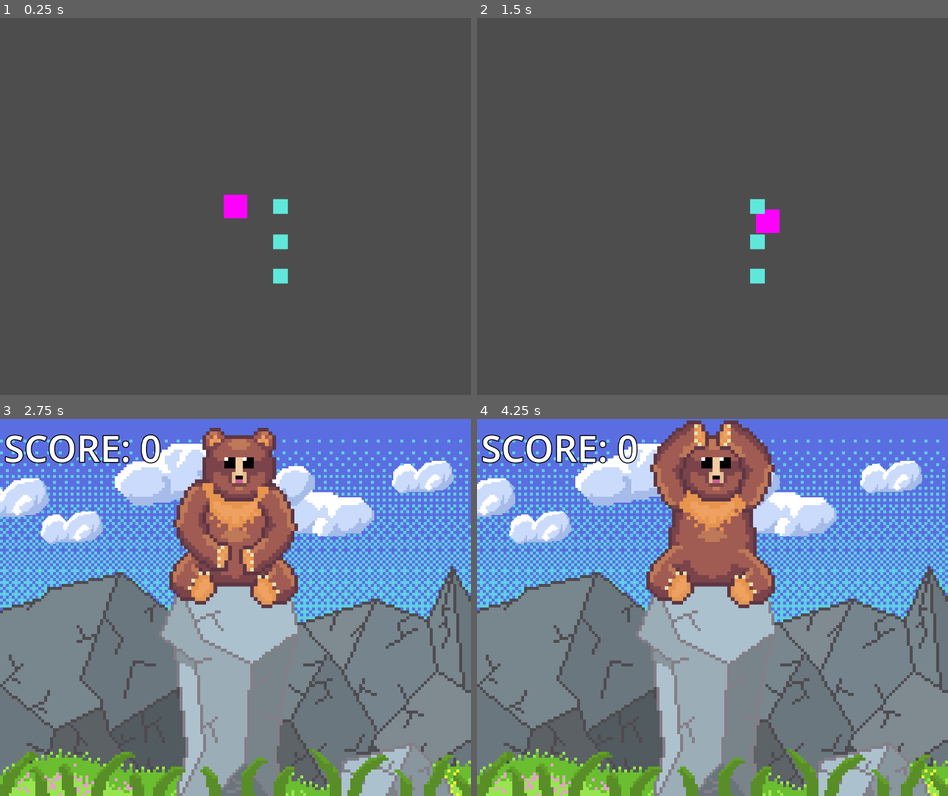
Above: before the commit, frames 1-4 (two rows, left to right).
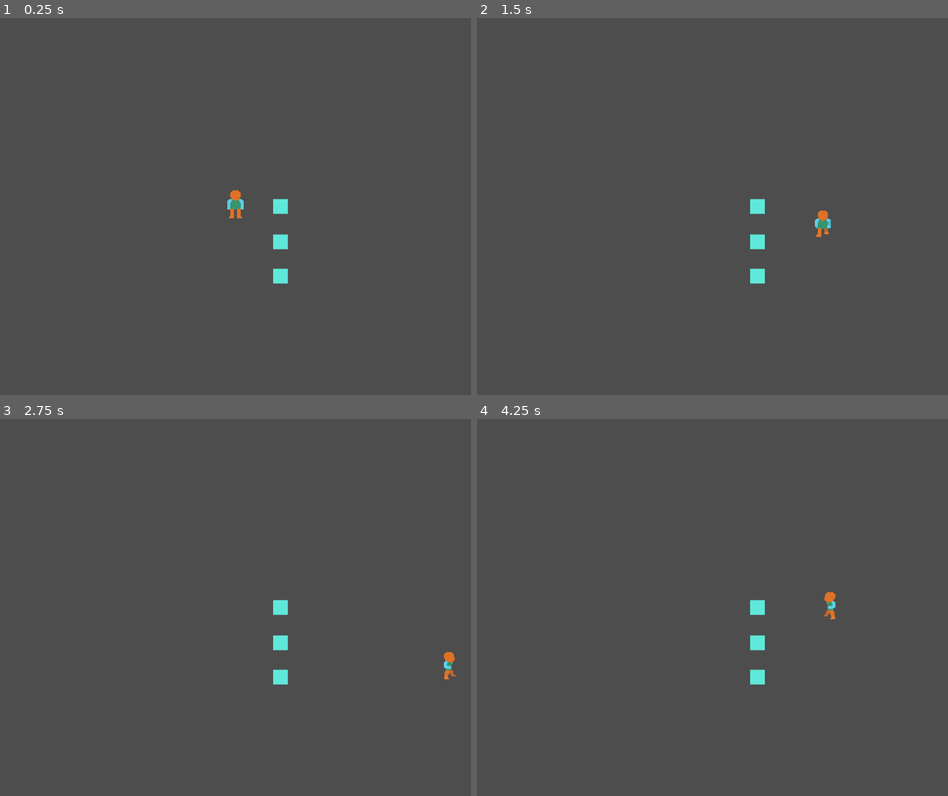
Above: after the commit, the same moments.

Repository: Sondrejk/first_day_at_the_dyrepark
Game: Godot game, scene res://Dyrepark/Scenes/Main.tscn
Same seed, same stepped clock (60 frames per second), same inputs: the game is played once before the commit and once after it.
Inputs:
- Up to frame 1 (0.25 s): no input
- Up to frame 2 (1.5 s): tap Enter at 0.5 s; hold D (right) 0.53-1.28 s; hold Shift (run, bound only after the commit) 0.53-1.28 s; hold S (down) from 1.28 s (still down); tap Shift (run, bound only after the commit) at 1.35 s
- Up to frame 3 (2.75 s): release S (down) at 2.03 s; hold D (right) from 2.03 s (still down); hold Shift (run, bound only after the commit) from 2.03 s (still down); tap I at 2.1 s
- Up to frame 4 (4.25 s): release D (right) at 2.78 s; release Shift (run, bound only after the commit) at 2.78 s; hold W (up) 2.78-3.53 s; tap O at 2.85 s; tap Shift (run, bound only after the commit) at 3.05 s; hold A (left) from 3.53 s (still down); hold Shift (run, bound only after the commit) from 3.53 s (still down)

The runs differ from the first frame. In frame 1, 0.3% of the frame differs, in the area x 47-53%, y 45-54%; in frame 2, 0.5%; in frame 3, 92%; in frame 4, 92%, in the area x 0-100%, y 0-100%.

Commit message:
Base sprites + animation_manager
Sprites + litt kode som styrer animasjonen.
Du løper om du trykker shift

Diff:
--- a/First Day At The Dyrepark/Dyrepark/Scenes/Player.tscn
+++ b/First Day At The Dyrepark/Dyrepark/Scenes/Player.tscn
@@ -1,6 +1,7 @@
-[gd_scene load_steps=4 format=3 uid="uid://cti3onrm460wg"]
+[gd_scene load_steps=16 format=3 uid="uid://cti3onrm460wg"]
 
 [ext_resource type="Script" path="res://Dyrepark/Scripts/Player.gd" id="1_liu0p"]
+[ext_resource type="Texture2D" uid="uid://crmt0urw8imsr" path="res://Dyrepark/Sprites/Base Animation for 32x48-Sheet.png" id="2_p1wgy"]
 
 [sub_resource type="PlaceholderTexture2D" id="PlaceholderTexture2D_d6cu1"]
 size = Vector2(64, 64)
@@ -8,11 +9,206 @@
 [sub_resource type="RectangleShape2D" id="RectangleShape2D_pql74"]
 size = Vector2(64, 64)
 
+[sub_resource type="Animation" id="Animation_j3npi"]
+resource_name = "Front_I"
+loop_mode = 1
+tracks/0/type = "value"
+tracks/0/imported = false
+tracks/0/enabled = true
+tracks/0/path = NodePath("Sprite:frame")
+tracks/0/interp = 1
+tracks/0/loop_wrap = true
+tracks/0/keys = {
+"times": PackedFloat32Array(0),
+"transitions": PackedFloat32Array(1),
+"update": 1,
+"values": [0]
+}
+
+[sub_resource type="Animation" id="Animation_ntlcy"]
+length = 0.001
+tracks/0/type = "value"
+tracks/0/imported = false
+tracks/0/enabled = true
+tracks/0/path = NodePath("Sprite:frame")
+tracks/0/interp = 1
+tracks/0/loop_wrap = true
+tracks/0/keys = {
+"times": PackedFloat32Array(0),
+"transitions": PackedFloat32Array(1),
+"update": 1,
+"values": [0]
+}
+
+[sub_resource type="Animation" id="Animation_ayilg"]
+resource_name = "Front_W"
+length = 2.0
+loop_mode = 1
+tracks/0/type = "value"
+tracks/0/imported = false
+tracks/0/enabled = true
+tracks/0/path = NodePath("Sprite:frame")
+tracks/0/interp = 1
+tracks/0/loop_wrap = true
+tracks/0/keys = {
+"times": PackedFloat32Array(0, 0.5, 1, 1.5),
+"transitions": PackedFloat32Array(1, 1, 1, 1),
+"update": 1,
+"values": [1, 0, 3, 0]
+}
+
+[sub_resource type="Animation" id="Animation_q7808"]
+resource_name = "Front_R"
+length = 2.0
+loop_mode = 1
+tracks/0/type = "value"
+tracks/0/imported = false
+tracks/0/enabled = true
+tracks/0/path = NodePath("Sprite:frame")
+tracks/0/interp = 1
+tracks/0/loop_wrap = true
+tracks/0/keys = {
+"times": PackedFloat32Array(0, 0.25, 0.5, 0.75, 1, 1.25, 1.5, 1.75),
+"transitions": PackedFloat32Array(1, 1, 1, 1, 1, 1, 1, 1),
+"update": 1,
+"values": [1, 2, 1, 0, 3, 4, 3, 0]
+}
+
+[sub_resource type="Animation" id="Animation_ucf86"]
+resource_name = "Side_I"
+length = 2.0
+loop_mode = 1
+tracks/0/type = "value"
+tracks/0/imported = false
+tracks/0/enabled = true
+tracks/0/path = NodePath("Sprite:frame")
+tracks/0/interp = 1
+tracks/0/loop_wrap = true
+tracks/0/keys = {
+"times": PackedFloat32Array(0),
+"transitions": PackedFloat32Array(1),
+"update": 1,
+"values": [5]
+}
+
+[sub_resource type="Animation" id="Animation_1celw"]
+resource_name = "Side_W"
+length = 2.0
+loop_mode = 1
+tracks/0/type = "value"
+tracks/0/imported = false
+tracks/0/enabled = true
+tracks/0/path = NodePath("Sprite:frame")
+tracks/0/interp = 1
+tracks/0/loop_wrap = true
+tracks/0/keys = {
+"times": PackedFloat32Array(0, 0.5, 1, 1.5),
+"transitions": PackedFloat32Array(1, 1, 1, 1),
+"update": 1,
+"values": [6, 5, 8, 5]
+}
+
+[sub_resource type="Animation" id="Animation_r3ajs"]
+resource_name = "Side_R"
+length = 2.0
+loop_mode = 1
+step = 0.25
+tracks/0/type = "value"
+tracks/0/imported = false
+tracks/0/enabled = true
+tracks/0/path = NodePath("Sprite:frame")
+tracks/0/interp = 1
+tracks/0/loop_wrap = true
+tracks/0/keys = {
+"times": PackedFloat32Array(0, 0.2, 0.5, 0.75, 1, 1.25, 1.5, 1.75),
+"transitions": PackedFloat32Array(1, 1, 1, 1, 1, 1, 1, 1),
+"update": 1,
+"values": [6, 7, 6, 5, 8, 9, 8, 5]
+}
+
+[sub_resource type="Animation" id="Animation_3bf36"]
+resource_name = "Back_I"
+loop_mode = 1
+tracks/0/type = "value"
+tracks/0/imported = false
+tracks/0/enabled = true
+tracks/0/path = NodePath("Sprite:frame")
+tracks/0/interp = 1
+tracks/0/loop_wrap = true
+tracks/0/keys = {
+"times": PackedFloat32Array(0),
+"transitions": PackedFloat32Array(1),
+"update": 1,
+"values": [10]
+}
+
+[sub_resource type="Animation" id="Animation_lcfr5"]
+resource_name = "Back_W"
+length = 2.0
+loop_mode = 1
+tracks/0/type = "value"
+tracks/0/imported = false
+tracks/0/enabled = true
+tracks/0/path = NodePath("Sprite:frame")
+tracks/0/interp = 1
+tracks/0/loop_wrap = true
+tracks/0/keys = {
+"times": PackedFloat32Array(0, 0.5, 1, 1.5),
+"transitions": PackedFloat32Array(1, 1, 1, 1),
+"update": 1,
+"values": [11, 10, 13, 10]
+}
+
+[sub_resource type="Animation" id="Animation_eu185"]
+resource_name = "Back_R"
+length = 2.0
+loop_mode = 1
+step = 0.25
+tracks/0/type = "value"
+tracks/0/imported = false
+tracks/0/enabled = true
+tracks/0/path = NodePath("Sprite:frame")
+tracks/0/interp = 1
+tracks/0/loop_wrap = true
+tracks/0/keys = {
+"times": PackedFloat32Array(0, 0.25, 0.5, 0.75, 1, 1.25, 1.5, 1.75),
+"transitions": PackedFloat32Array(1, 1, 1, 1, 1, 1, 1, 1),
+"update": 1,
+"values": [11, 12, 11, 10, 13, 14, 13, 10]
+}
+
+[sub_resource type="AnimationLibrary" id="AnimationLibrary_bq5hc"]
+_data = {
+"Back_I": SubResource("Animation_3bf36"),
+"Back_R": SubResource("Animation_eu185"),
+"Back_W": SubResource("Animation_lcfr5"),
+"Front_I": SubResource("Animation_j3npi"),
+"Front_R": SubResource("Animation_q7808"),
+"Front_W": SubResource("Animation_ayilg"),
+"RESET": SubResource("Animation_ntlcy"),
+"Side_I": SubResource("Animation_ucf86"),
+"Side_R": SubResource("Animation_r3ajs"),
+"Side_W": SubResource("Animation_1celw")
+}
+
 [node name="Player" type="CharacterBody2D"]
 script = ExtResource("1_liu0p")
 
 [node name="Sprite2D" type="Sprite2D" parent="."]
+visible = false
 texture = SubResource("PlaceholderTexture2D_d6cu1")
 
 [node name="CollisionShape2D" type="CollisionShape2D" parent="."]
 shape = SubResource("RectangleShape2D_pql74")
+
+[node name="Sprite" type="Sprite2D" parent="."]
+position = Vector2(0, -16)
+scale = Vector2(2, 2)
+texture = ExtResource("2_p1wgy")
+hframes = 15
+
+[node name="AnimationPlayer" type="AnimationPlayer" parent="."]
+speed_scale = 2.5
+libraries = {
+"": SubResource("AnimationLibrary_bq5hc")
+}
--- a/First Day At The Dyrepark/Dyrepark/Scripts/Player.gd
+++ b/First Day At The Dyrepark/Dyrepark/Scripts/Player.gd
@@ -1,20 +1,74 @@
 extends CharacterBody2D
 
 @export var move_speed : float = 200
+@export var run_speed : float = 400
 @export var starting_position : Vector2 = Vector2(0, 0)
+
+var ap
+var pSprite
+
+var state = ["idle", "front"]
+var active_speed = 0
 
 func _ready():
 	position = starting_position
+	ap = get_node("AnimationPlayer")
+	pSprite = get_node("Sprite")
+
 
 func _physics_process(_delta):
 	# Movement
 	velocity = Vector2.ZERO
+
+	if Input.is_action_pressed("run"):
+		active_speed = run_speed
+		state[0] = "run"
+		ap.speed_scale = 4
+	else:
+		active_speed = move_speed
+		state[0] = "walk"
+		ap.speed_scale = 2
+
+
 	if Input.is_action_pressed("up"):
-		velocity.y = -move_speed
+		velocity.y = -active_speed
+		state[1] = "back"
 	if Input.is_action_pressed("down"):
-		velocity.y = move_speed
+		velocity.y = active_speed
+		state[1] = "front"
 	if Input.is_action_pressed("left"):
-		velocity.x = -move_speed
+		velocity.x = -active_speed
+		state[1] = "side"
+		pSprite.flip_h = true
 	if Input.is_action_pressed("right"):
-		velocity.x = move_speed
+		velocity.x = active_speed
+		state[1] = "side"
+		pSprite.flip_h = false
+
+	if velocity == Vector2.ZERO:
+		state[0] = "idle"
+
 	move_and_slide()
+	run_animation()
+
+func run_animation():
+	if state == ["idle", "front"]:
+		ap.play("Front_I")
+	elif state == ["walk", "front"]:
+		ap.play("Front_W")
+	elif state == ["run", "front"]:
+		ap.play("Front_R")
+
+	elif state == ["idle", "side"]:
+		ap.play("Side_I")
+	elif state == ["walk", "side"]:
+		ap.play("Side_W")
+	elif state == ["run", "side"]:
+		ap.play("Side_R")
+
+	elif state == ["idle", "back"]:
+		ap.play("Back_I")
+	elif state == ["walk", "back"]:
+		ap.play("Back_W")
+	elif state == ["run", "back"]:
+		ap.play("Back_R")
--- a/First Day At The Dyrepark/project.godot
+++ b/First Day At The Dyrepark/project.godot
@@ -51,6 +51,11 @@
 , Object(InputEventKey,"resource_local_to_scene":false,"resource_name":"","device":-1,"window_id":0,"alt_pressed":false,"shift_pressed":false,"ctrl_pressed":false,"meta_pressed":false,"pressed":false,"keycode":0,"physical_keycode":4194321,"key_label":0,"unicode":0,"echo":false,"script":null)
 ]
 }
+run={
+"deadzone": 0.5,
+"events": [Object(InputEventKey,"resource_local_to_scene":false,"resource_name":"","device":-1,"window_id":0,"alt_pressed":false,"shift_pressed":false,"ctrl_pressed":false,"meta_pressed":false,"pressed":false,"keycode":0,"physical_keycode":4194325,"key_label":0,"unicode":0,"echo":false,"script":null)
+]
+}
 
 [rendering]
 
Binary file added: First Day At The Dyrepark/Dyrepark/Sprites/Base Animation for 32x48-Sheet.png
Not shown, added: First Day At The Dyrepark/Dyrepark/Sprites/Base Animation for 32x48-Sheet.png.import
